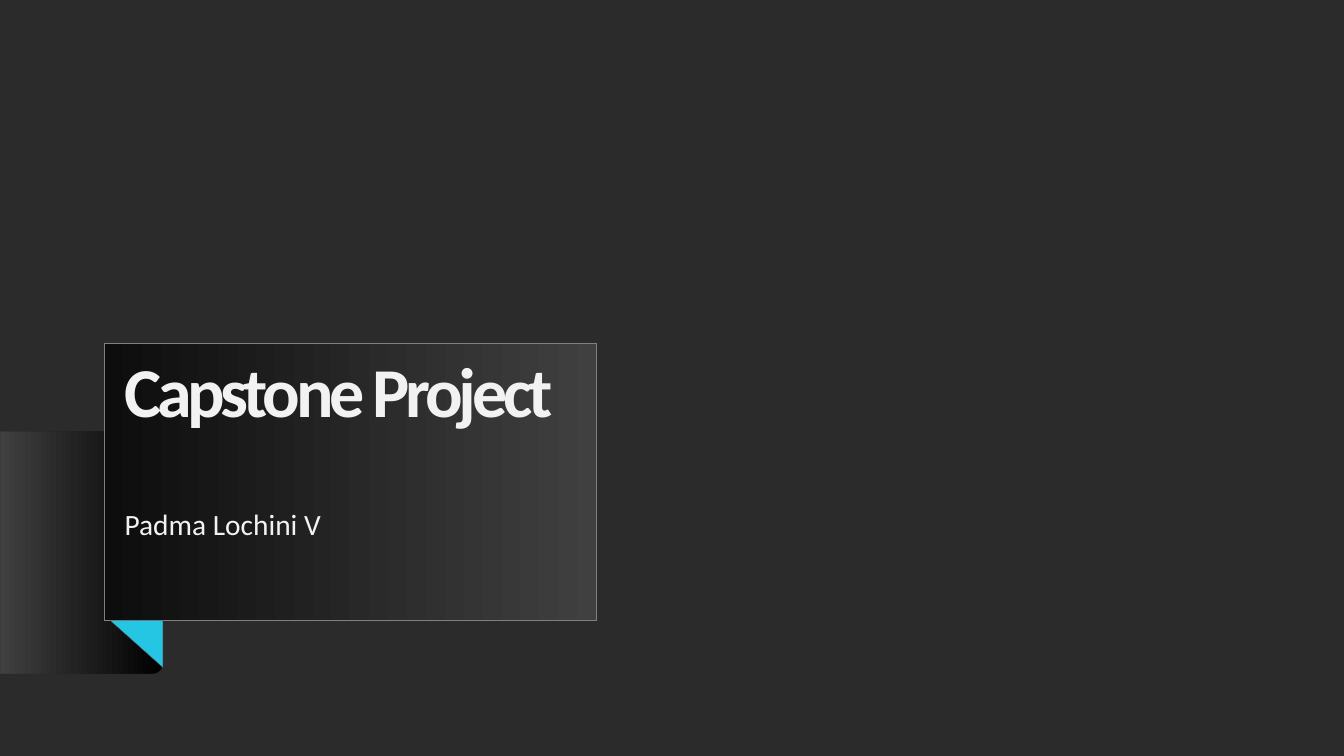
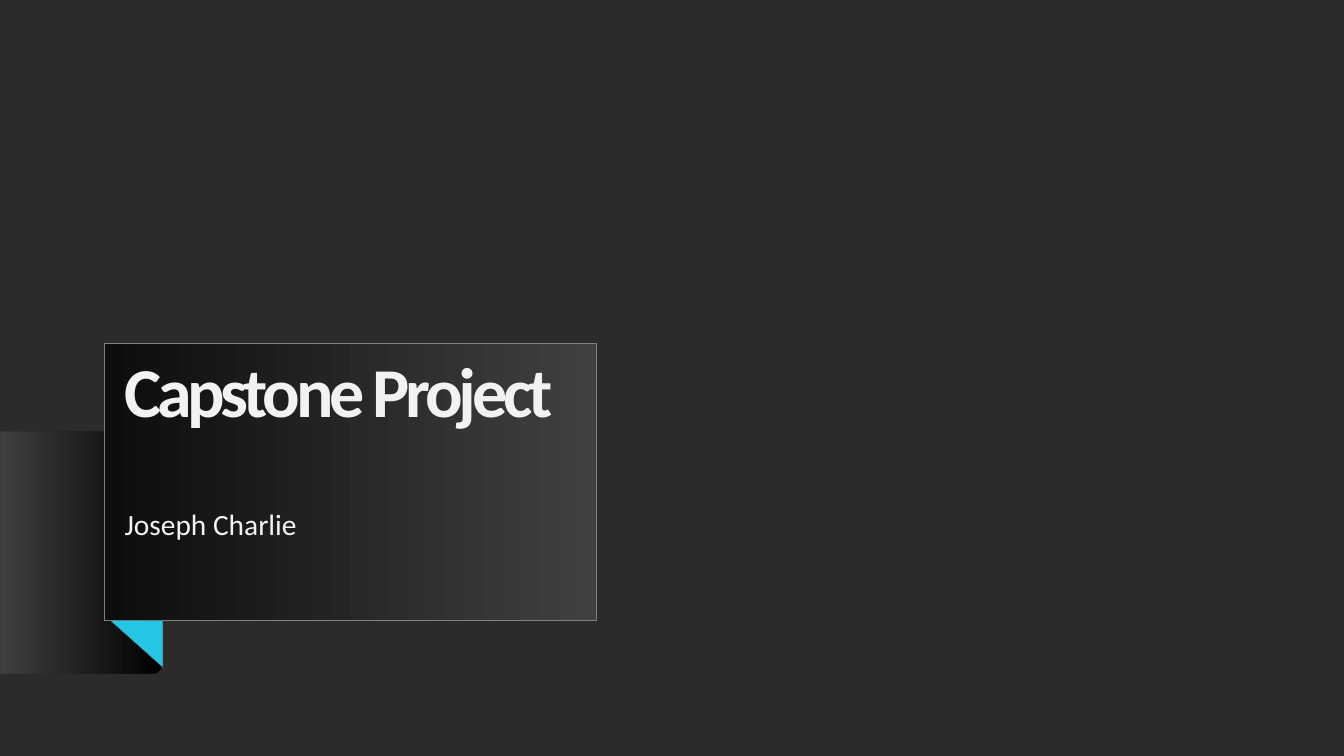
Before and after one commit to Orangee99/Coursera_Capstone-1, a slide deck: slide 1 of Capstone Project/capstone project part 2/Capstone Project.pptx. Drawn at 1344x756 pixels with LibreOffice and Linux fonts; fonts in the diff are those of the drawing; background and template pictures are left out; a plain dark background stands for a picture behind light text. Boxes give left, top, right and bottom in pixels: in the first picture for what was removed or moved away, otherwise in the second. Text is boxed around its words. In the diff, an @@ line names an element or a change of style, - is before the commit and + after.

```diff
--- a/Capstone Project/capstone project part 2/Capstone Project.pptx
+++ b/Capstone Project/capstone project part 2/Capstone Project.pptx
@@ subtitle at (x1=125, y1=514, x2=297, y2=540): text changed @@
-Padma Lochini V
+Joseph Charlie
```
